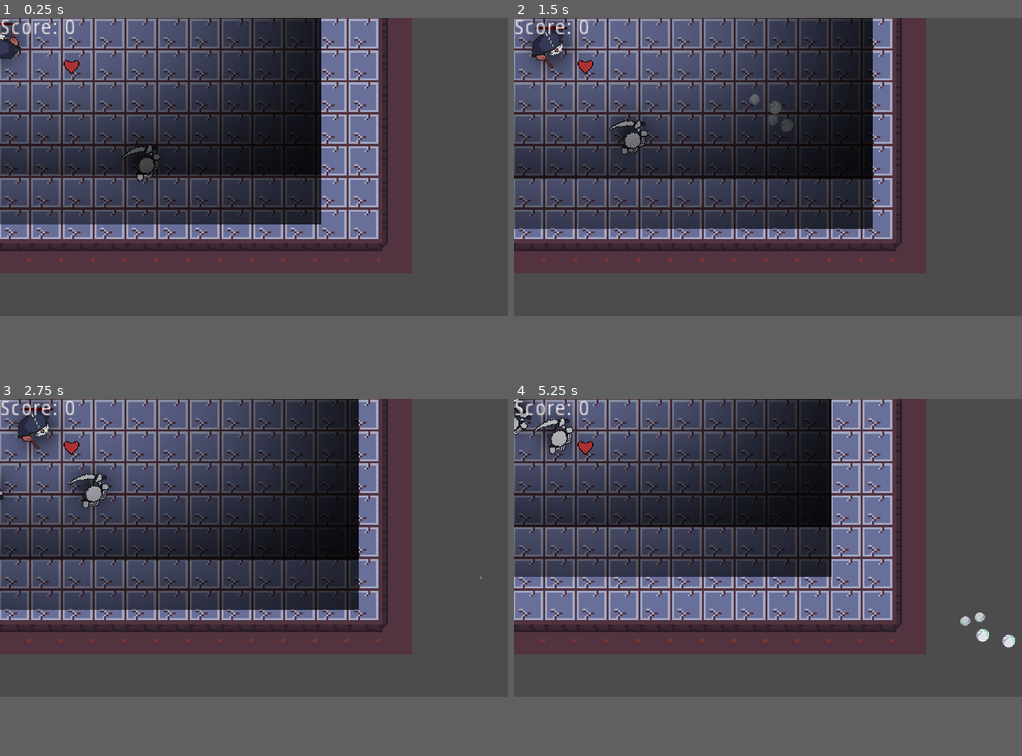
Above: before the commit, frames 1-4 (two rows, left to right).
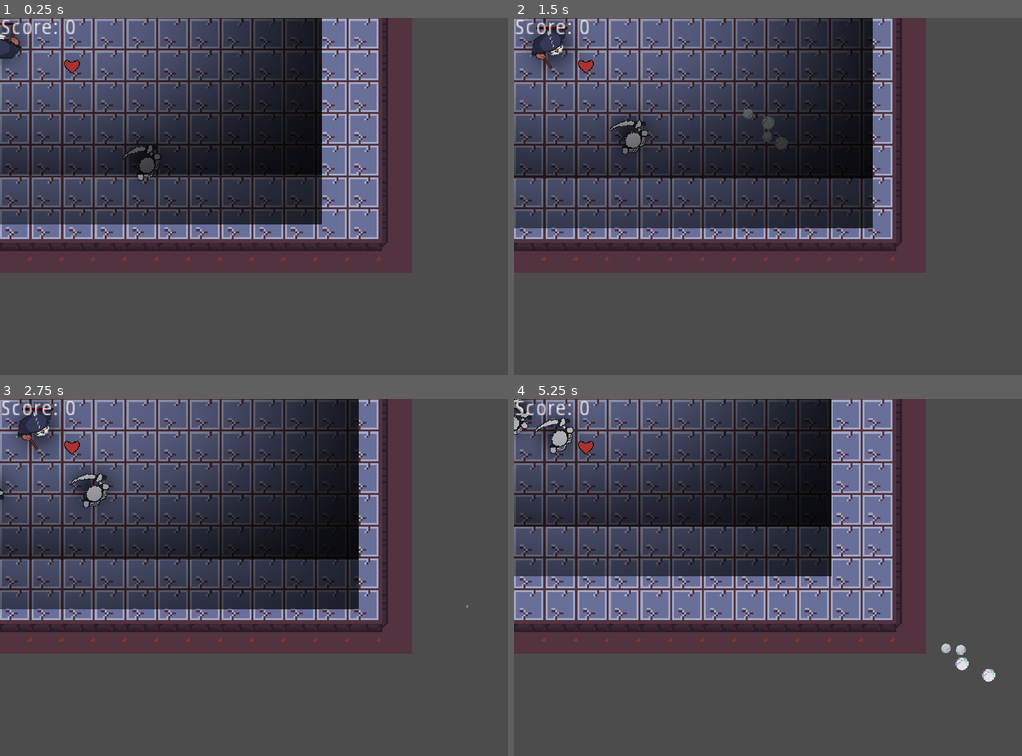
Above: after the commit, the same moments.

Repository: SuperBrainBro/SecondThoughts
Game: Godot game, scene res://Main/Main.tscn
Two runs of this game, one before a commit and one after it. Both use one fixed random seed, a clock stepped at 60 frames per second and the inputs below. The engine's default icon, where the game draws it, is replaced by a stand-in: a white triangle on a blue panel in a dark square.
Inputs (mouse positions are in pixels of both pictures, inside the frame that each line leads up to):
- Up to frame 1 (0.25 s): no input
- Up to frame 2 (1.5 s): move the mouse to (879, 153) at 0.52 s; hold D (move_right) 0.53-1.28 s; click (879, 153) at 0.6 s; move the mouse to (666, 182) at 1.27 s; hold S (move_down) from 1.28 s (still down); tap Tab (change_player) at 1.35 s
- Up to frame 3 (2.75 s): move the mouse to (304, 481) at 2.02 s; release S (move_down) at 2.03 s; hold D (move_right) from 2.03 s (still down); click (304, 481) at 2.1 s
- Up to frame 4 (5.25 s): move the mouse to (742, 606) at 2.77 s; release D (move_right) at 2.78 s; hold W (move_up) 2.78-3.53 s; tap Tab (change_player) at 2.85, 4.35 s; move the mouse to (920, 591) at 3.52 s; hold A (move_left) 3.53-5.03 s; click (920, 591) at 3.6 s; move the mouse to (615, 502) at 4.27 s; move the mouse to (793, 548) at 5.02 s; hold S (move_down) from 5.03 s (still down); click (793, 548) at 5.1 s
In our replay, the window is 800x469 before the commit and 800x562 after it. These sizes can differ from the game's own. Grey fills any space a smaller window leaves; there, only what the larger window draws over its background counts as a difference.

The runs differ from the first frame. In frame 1, 3.2% of the frame differs, in the area x 0-82%, y 0-72%; in frame 2, 3.6%; in frame 3, 3.4%; in frame 4, 3.8%, in the area x 0-99%, y 0-80%.
Error in both runs: Trying to assign value of type 'Node2D' to a variable of type 'Camera2D'. (res://Main/Main.gd:12)

Commit message:
Update project.godot

Diff:
--- a/WGJ136/project.godot
+++ b/WGJ136/project.godot
@@ -62,7 +62,10 @@
 
 [display]
 
+window/size/height=720
+window/size/resizable=false
 window/stretch/mode="2d"
+window/stretch/aspect="keep"
 
 [input]
 
